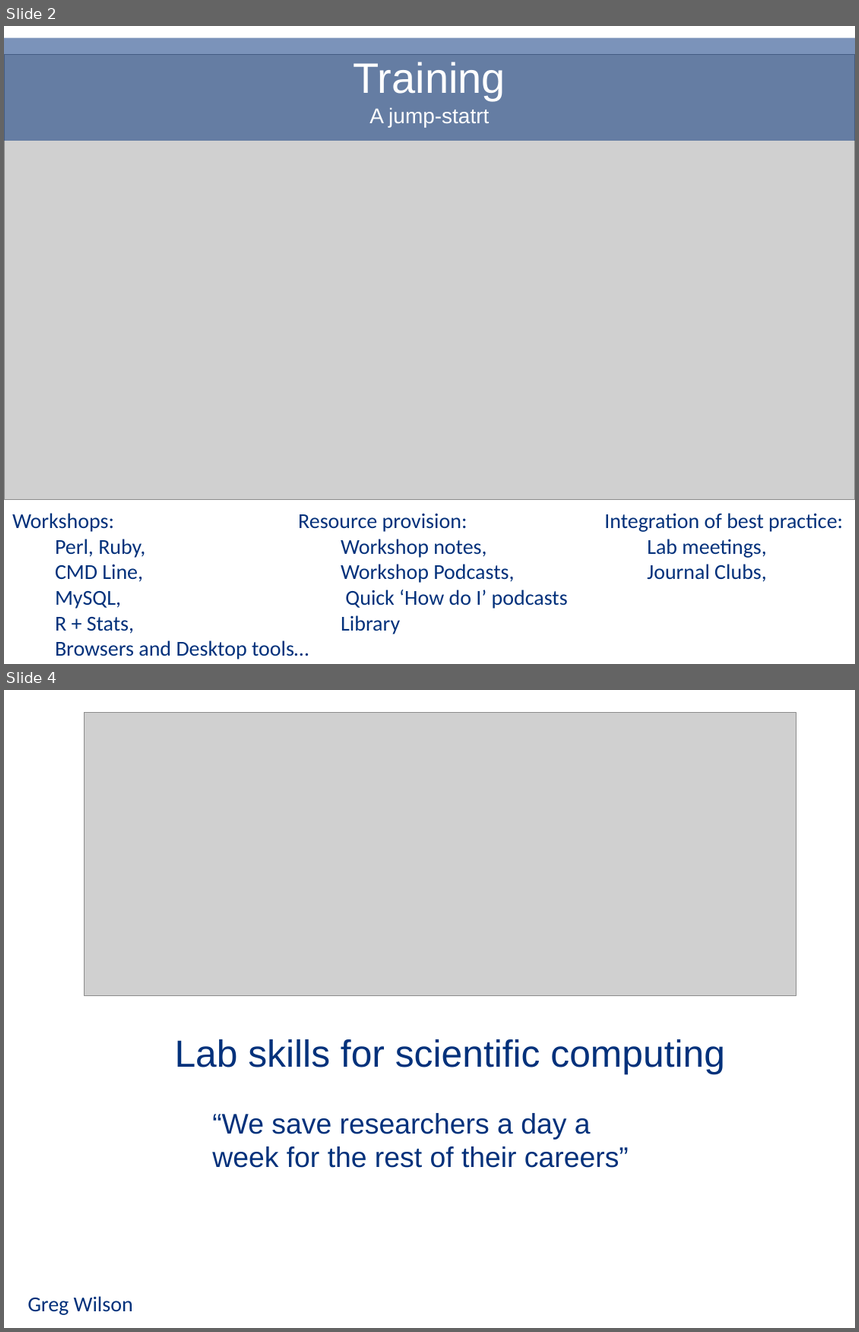
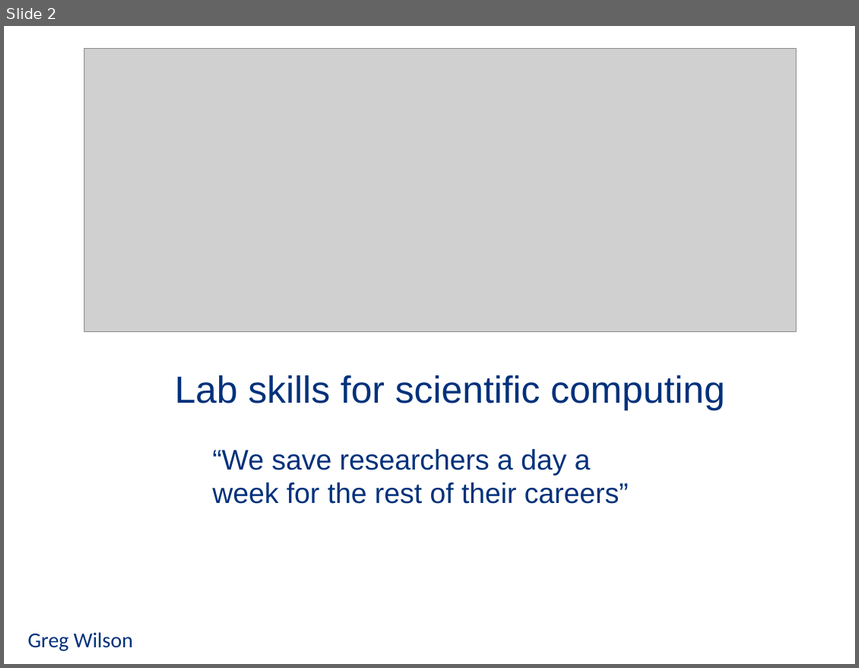
Before and after one commit to danmaclean/mpmi_training, a slide deck: swc.pptx. Shown one above the other, each under a label of ours: slides 2 and 4 before the commit, slide 2 after it; the slides between them are not shown. The pictures are 859x1332 and 859x668 pixels, drawn with LibreOffice and Linux fonts; fonts in the diff are those of the drawing; grey boxes stand for pictures. Boxes give left, top, right and bottom in pixels: in the first picture for what was removed or moved away, otherwise in the second. Text is boxed around its words. In the diff, an @@ line names an element or a change of style, - is before the commit and + after.

```diff
--- a/swc.pptx
+++ b/swc.pptx
@@ slide 2 removed at (4,26,855,664), background #FFFFFF @@
@@ rectangle removed at (4,38,855,141) @@
-Training
-A jump-statrt
@@ picture removed at (4,54,855,500) @@
@@ text removed at (12,513,309,660) @@
-Workshops:
-Perl, Ruby,
-CMD Line,
-MySQL,
-R + Stats,
-Browsers and Desktop tools…
@@ text removed at (298,513,568,635) @@
-Resource provision:
-Workshop notes,
-Workshop Podcasts,
-Quick ‘How do I’ podcasts
-Library
@@ text removed at (604,513,843,582) @@
-Integration of best practice:
-Lab meetings,
-Journal Clubs,
@@ what was slide 4 is now slide 2 @@
```
Also in this commit, not shown: 2 slides changed, 1 other slide removed.
